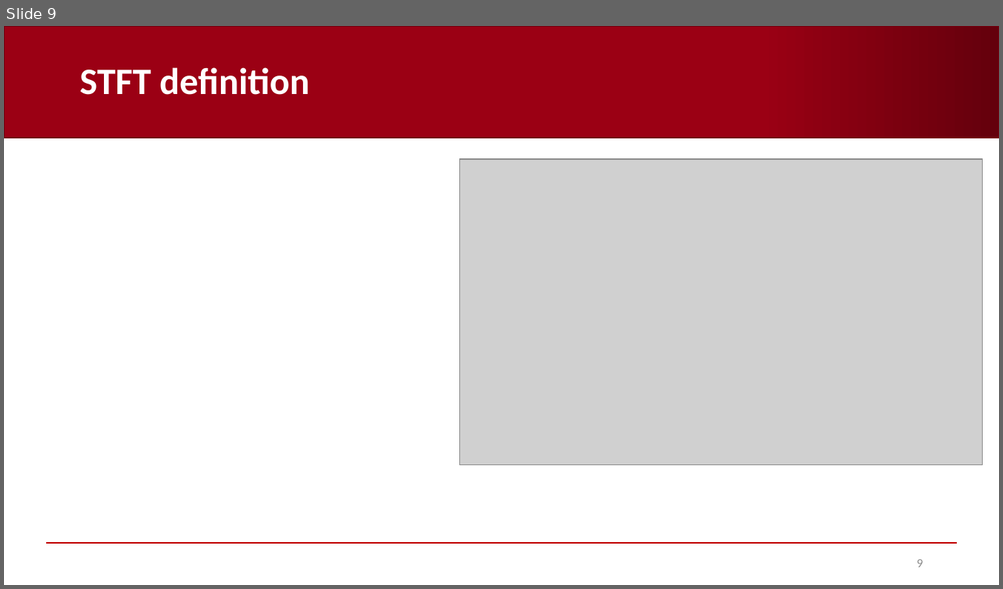
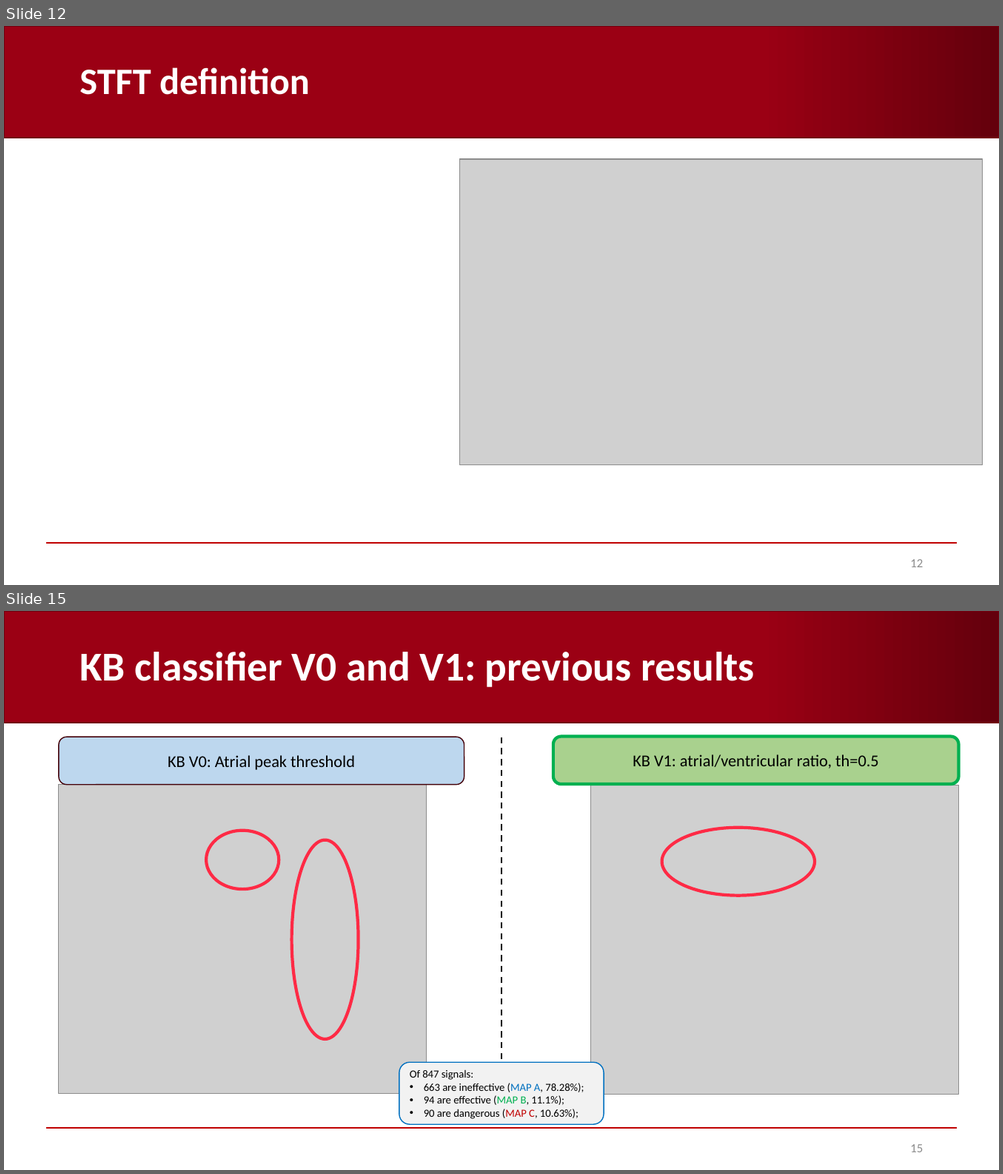
Before and after one commit to AndreaCorrado00/Tesi_magistrale_Corrado_Andrea, a slide deck: Documentation/9. Features and classification results V2.pptx. Shown one above the other, each under a label of ours: slide 9 before the commit, slides 12 and 15 after it; the slides between them are not shown. The pictures are 1003x589 and 1003x1174 pixels, drawn with LibreOffice and Linux fonts; fonts in the diff are those of the drawing; grey boxes stand for pictures; background and template pictures are left out. Boxes give left, top, right and bottom in pixels: in the first picture for what was removed or moved away, otherwise in the second. Text is boxed around its words. In the diff, an @@ line names an element or a change of style, - is before the commit and + after.

```diff
--- a/Documentation/9. Features and classification results V2.pptx
+++ b/Documentation/9. Features and classification results V2.pptx
@@ slide 15 added at box(4, 611, 999, 1170), background #FFFFFF; not listed: 2 template elements that a slide beside it also shows @@
@@ title added at box(79, 652, 754, 687), 39.6 pt, text #FFFFFF, bold @@
+KB classifier V0 and V1: previous results
@@ rounded rectangle added at box(59, 737, 464, 785), fill #BDD7EE, outline #440009 1 pt, 16 pt, text #000000 @@
+KB V0: Atrial peak threshold
@@ line added from (502, 737) to (502, 1062), #000000 1.5 pt dashed @@
@@ rounded rectangle added at box(553, 736, 959, 784), fill #A9D18E, outline #00B050 3 pt, 16 pt, text #000000 @@
+KB V1: atrial/ventricular ratio, th=0.5
@@ picture added at box(59, 785, 427, 1093) @@
@@ picture added at box(591, 786, 959, 1094) @@
@@ ellipse added at box(206, 830, 279, 889), outline #FF2A45 3 pt @@
@@ ellipse added at box(662, 827, 815, 895), outline #FF2A45 3 pt @@
@@ ellipse added at box(292, 840, 358, 1039), outline #FF2A45 3 pt @@
@@ rounded rectangle added at box(399, 1062, 604, 1125), fill #F2F2F2, outline #0070C0 1 pt, 10.5 pt, text #000000 @@
+Of 847 signals:
+• 663 are ineffective (MAP A, 78.28%);
+• 94 are effective (MAP B, 11.1%);
+• 90 are dangerous (MAP C, 10.63%);
@@ page number added at box(910, 1145, 922, 1153), 12 pt, text #8C8C8C @@
+15
@@ what was slide 9 is now slide 12 @@
@@ page number at box(910, 560, 922, 568): text changed @@
-9
+12
```
Also in this commit, not shown: 3 slides changed, 18 other slides added, 1 other file.
